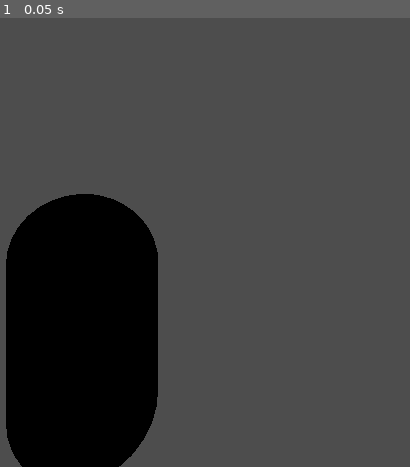
Above: before the commit, frame 1.
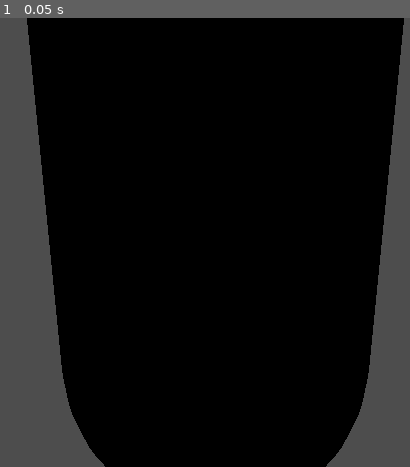
Above: after the commit, the same moment.

Repository: PizzaMolotovGames/AGuysAdventure
Game: Godot game, scene res://player/player.tscn
The game is run twice, just before and just after one commit, with the same random seed, the same clock (stepped at 60 frames per second) and the same inputs. The project has no main scene, so this scene is started directly.
Inputs:
- Up to frame 1 (0.05 s): no input

The runs differ from the first frame. In frame 1, 74% of the frame differs, in the area x 1-99%, y 0-100%.

Commit message:
Player main script setup

Diff:
--- a/aguysadventure/player/player.tscn
+++ b/aguysadventure/player/player.tscn
@@ -13,6 +13,9 @@
 material = SubResource("StandardMaterial3D_kqu6x")
 size = Vector3(0.8, 0.1, 0.3)
 
+[sub_resource type="SeparationRayShape3D" id="SeparationRayShape3D_oul6g"]
+length = 2.0
+
 [node name="Player" type="CharacterBody3D"]
 script = ExtResource("1_oul6g")
 
@@ -26,5 +29,8 @@
 transform = Transform3D(1, 0, 0, 0, 1, 0, 0, 0, 1, 0, 0.508301, -0.388351)
 mesh = SubResource("BoxMesh_oul6g")
 
-[node name="Camera3D" type="Camera3D" parent="."]
-transform = Transform3D(1, 0, 0, 0, 1, 0, 0, 0, 1, 0.934143, 0.647644, 2.1613)
+[node name="cameraArm" type="SpringArm3D" parent="."]
+shape = SubResource("SeparationRayShape3D_oul6g")
+
+[node name="Camera3D" type="Camera3D" parent="cameraArm"]
+transform = Transform3D(1, 0, 0, 0, 0.984808, 0.173648, 0, -0.173648, 0.984808, 0, 2.68316, 4.27897)
--- a/aguysadventure/player/scripts/playerScripts/player.gd
+++ b/aguysadventure/player/scripts/playerScripts/player.gd
@@ -1,10 +1,34 @@
 extends CharacterBody3D
 
-func _init() -> void:
-	pass
+@export var playerSpeed: int
 
+var playerState: String
+var playerStateArray: Array = ["Idle", "Attacking", "Walking", "Sprinting", "Stunned"]
+var playerVelocity: Vector3 = Vector3()
+var playerDirection: Vector3 = Vector3()
+
+#----------------------------------------------------------------------------
 func _ready() -> void:
 	pass
 
-func _physics_process(delta: float) -> void:
+#----------------------------------------------------------------------------
+func _physics_process(_delta: float) -> void:
 	pass
+
+#----------------------------------------------------------------------------
+func setPlayerState(state):
+	if state in playerStateArray:
+		playerState = state
+	return
+
+#----------------------------------------------------------------------------
+func jump():
+	pass
+
+#----------------------------------------------------------------------------
+func attack():
+	pass
+
+#----------------------------------------------------------------------------
+func move():
+	pass
--- a/aguysadventure/world/mainScene.tscn
+++ b/aguysadventure/world/mainScene.tscn
@@ -1,6 +1,10 @@
-[gd_scene load_steps=2 format=3 uid="uid://c7l25m0476ysy"]
+[gd_scene load_steps=3 format=3 uid="uid://c7l25m0476ysy"]
+
+[sub_resource type="StandardMaterial3D" id="StandardMaterial3D_e6m6j"]
+albedo_color = Color(0.114702, 0.392061, 0.297541, 1)
 
 [sub_resource type="PlaneMesh" id="PlaneMesh_e6m6j"]
+material = SubResource("StandardMaterial3D_e6m6j")
 size = Vector2(15, 15)
 
 [node name="MainNode" type="Node"]
Not shown: 1 places in aguysadventure/player/player.tscn that only renumber resources
